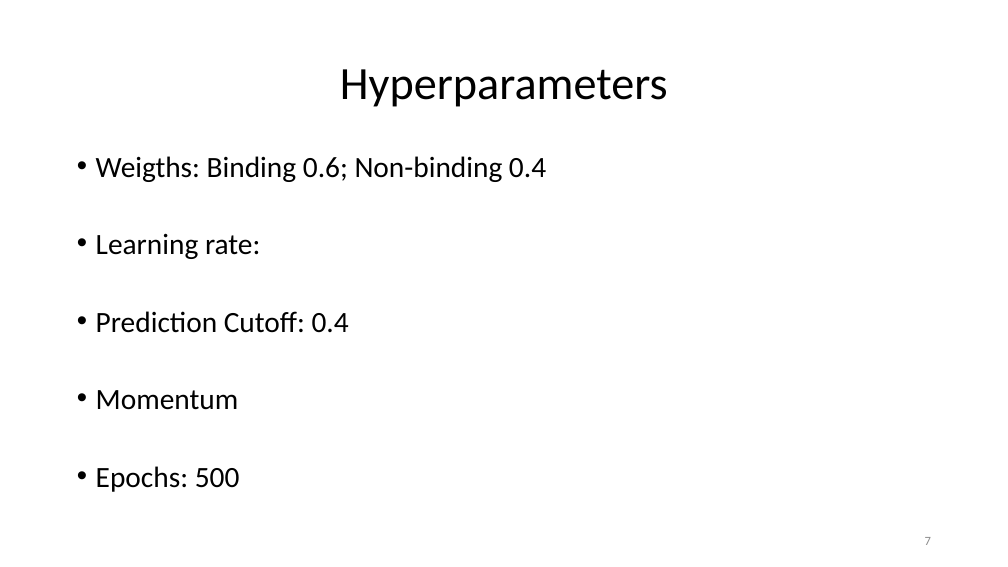
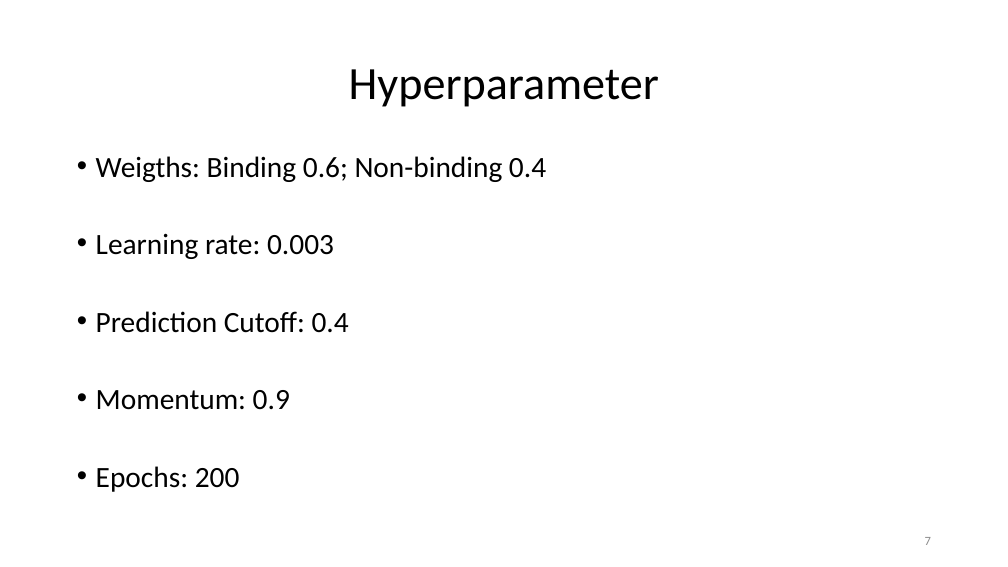
Before and after one commit to paulhager/ProteinPrediction1, a slide deck: slide 7 of BLOSUM_scorescompared to single SNAP scores.pptx. Drawn at 1008x567 pixels with LibreOffice and Linux fonts; fonts in the diff are those of the drawing; background and template pictures are left out. Boxes give left, top, right and bottom in pixels: in the first picture for what was removed or moved away, otherwise in the second. Text is boxed around its words. In the diff, an @@ line names an element or a change of style, - is before the commit and + after.

```diff
--- a/BLOSUM_scorescompared to single SNAP scores.pptx
+++ b/BLOSUM_scorescompared to single SNAP scores.pptx
@@ title at [349,69,659,107]: text changed @@
-Hyperparameters
+Hyperparameter
@@ text at [96,233,334,259]: text changed @@
-• Learning rate:
+• Learning rate: 0.003
@@ text at [96,390,290,492]: text changed @@
-• Momentum
-• Epochs: 500
+• Momentum: 0.9
+• Epochs: 200
```
Also in this commit, not shown: 5 other slides changed, 6 slides added, 1 other file.
